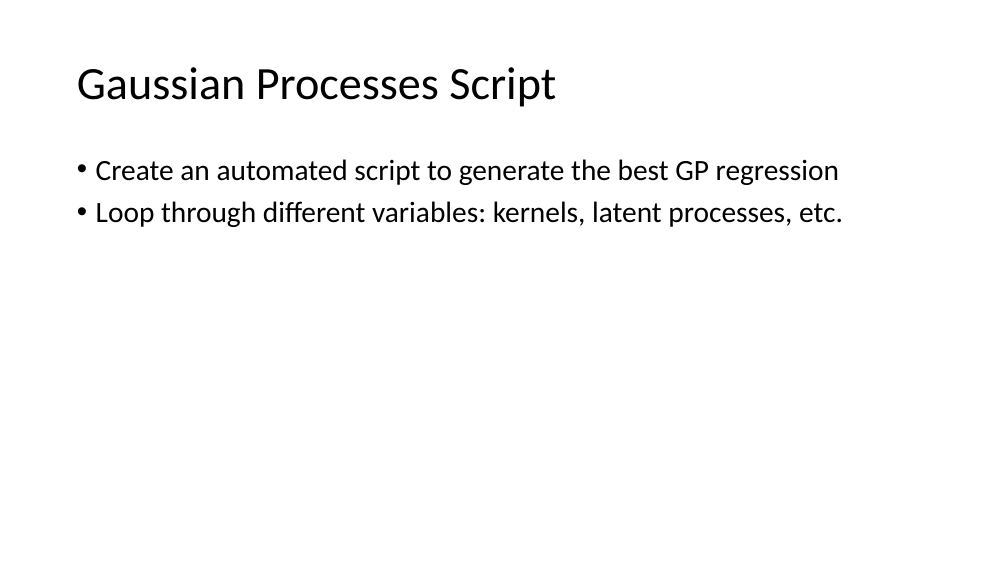
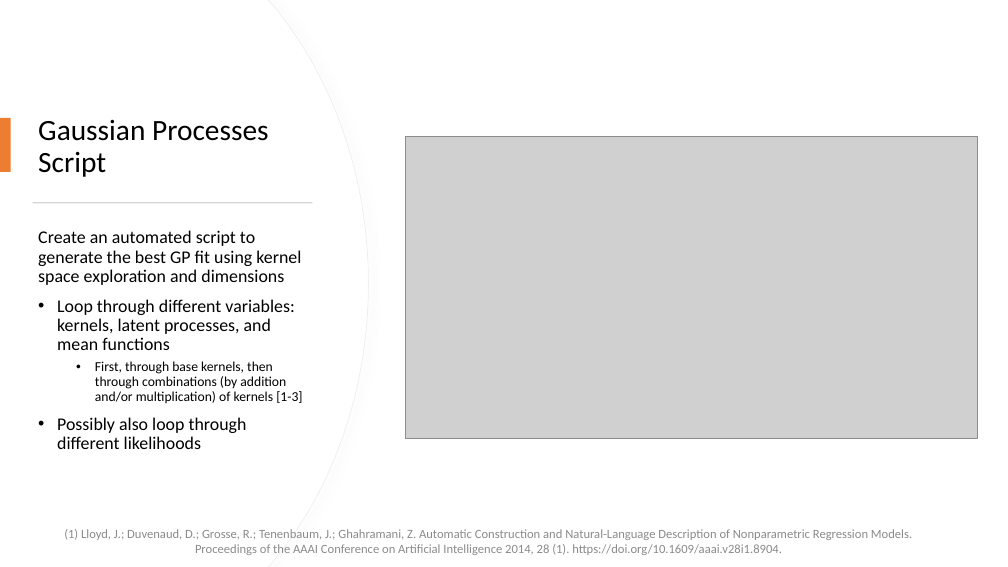
Before and after one commit to Fontanapink/GPs, a slide deck: slide 12 of GPRCommunities.pptx. Drawn at 1008x567 pixels with LibreOffice and Linux fonts; fonts in the diff are those of the drawing; grey boxes stand for pictures. Boxes give left, top, right and bottom in pixels: in the first picture for what was removed or moved away, otherwise in the second. Text is boxed around its words. In the diff, an @@ line names an element or a change of style, - is before the commit and + after.

Commit message:
Edited powerpoint and script Script: only removed empty lines and unused code

```diff
--- a/GPRCommunities.pptx
+++ b/GPRCommunities.pptx
@@ freeform shape added at <box>0,0,368,567</box>, fill #FFFFFF, outline #EFEFEF 0.75 pt @@
@@ freeform shape added at <box>0,0,368,567</box>, fill #FFFFFF @@
@@ rectangle added at <box>0,118,11,172</box>, fill #ED7D31 @@
@@ title "Gaussian Processes Script": place and size @@
-title "Gaussian Processes Script" at <box>77,67,556,107</box>
+title "Gaussian Processes Script" at <box>38,119,269,177</box>
@@ title "Gaussian Processes Script" at <box>38,119,269,177</box>: size 44 to 28 pt @@
@@ picture added at <box>405,137,978,439</box> @@
@@ rectangle added at <box>33,202,312,203</box>, fill #D5D5D5 @@
@@ text at <box>38,230,302,449</box>: text changed; size 28 to 17 pt @@
-• Create an automated script to generate the best GP regression
-• Loop through different variables: kernels, latent processes, etc.
+Create an automated script to generate the best GP fit using kernel space exploration and dimensions
+• Loop through different variables: kernels, latent processes, and mean functions
+  • First, through base kernels, then through combinations (by addition and/or multiplication) of kernels [1-3]
+• Possibly also loop through different likelihoods
@@ text added at <box>64,529,912,555</box>, 12 pt, text #8C8C8C @@
+(1) Lloyd, J.; Duvenaud, D.; Grosse, R.; Tenenbaum, J.; Ghahramani, Z. Automatic Construction and Natural-Language Description of Nonparametric Regression Models. Proceedings of the AAAI Conference on Artificial Intelligence 2014, 28 (1). https://doi.org/10.1609/aaai.v28i1.8904.
```
Also in this commit, not shown: 2 other slides changed, 4 slides added, 1 slide removed, 1 other file.
